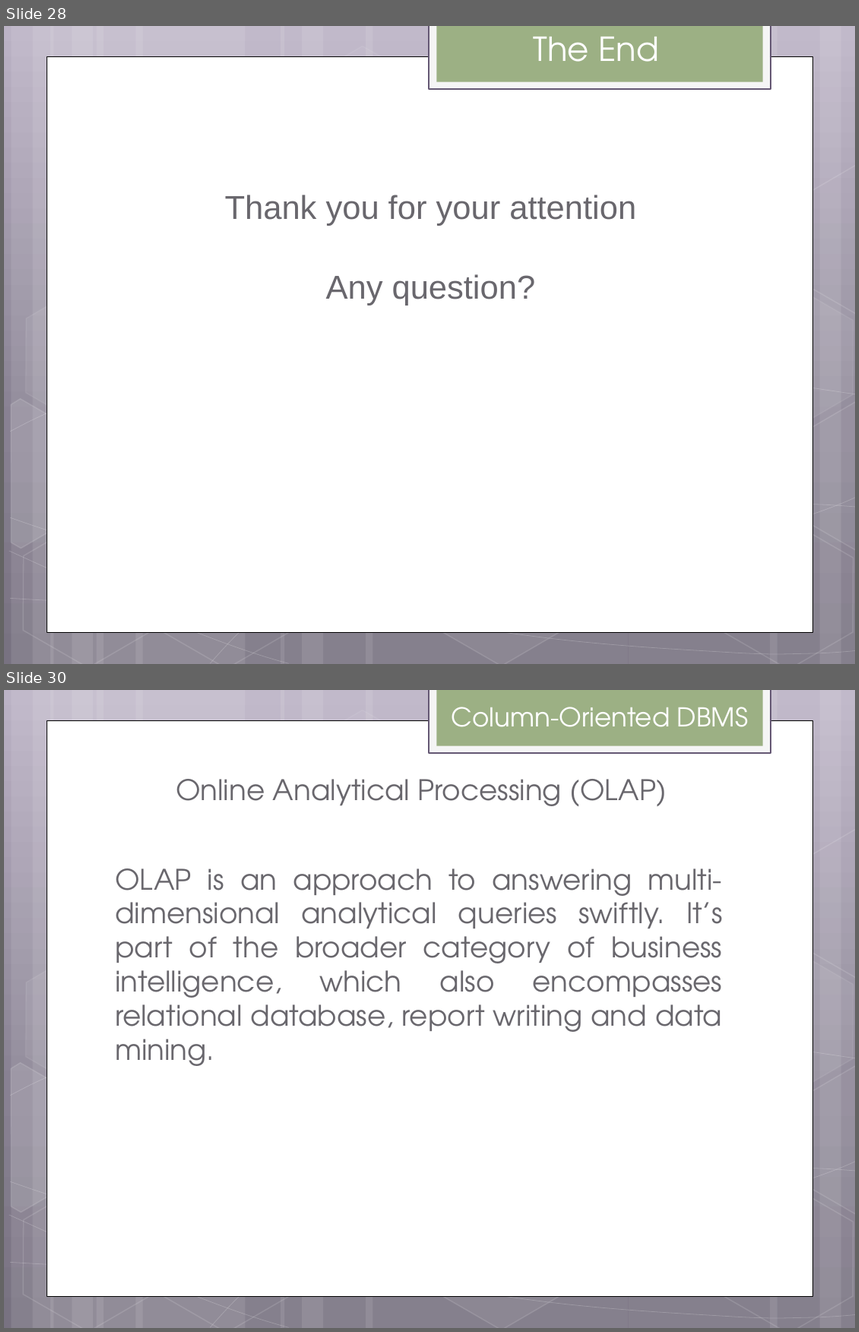
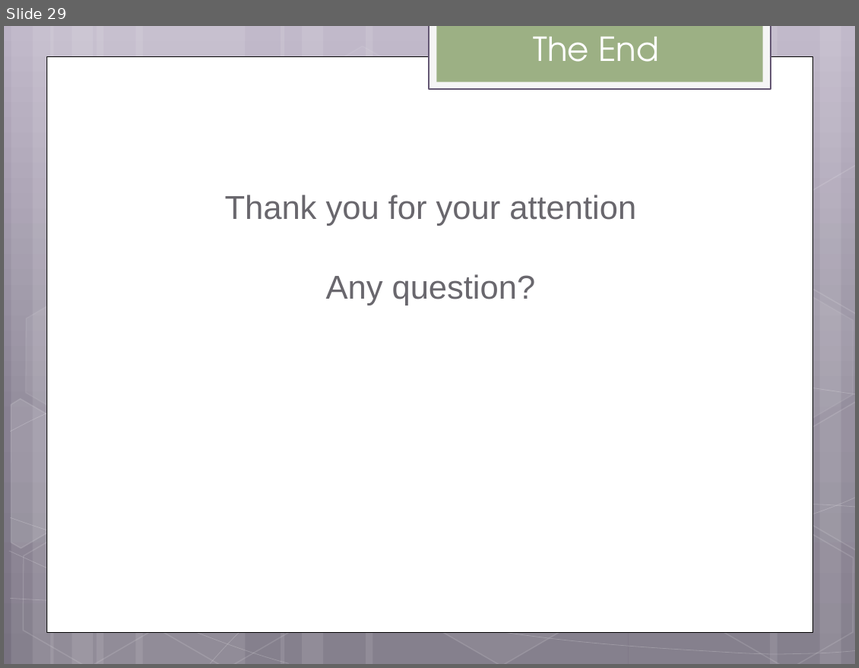
Before and after one commit to helpcat/bigdataworkshop2, a slide deck: slides/MonetDB workshop.pptx. Shown one above the other, each under a label of ours: slides 28 and 30 before the commit, slide 29 after it; the slides between them are not shown. The pictures are 859x1332 and 859x668 pixels, drawn with LibreOffice and Linux fonts; fonts in the diff are those of the drawing. Boxes give left, top, right and bottom in pixels: in the first picture for what was removed or moved away, otherwise in the second. Text is boxed around its words. In the diff, an @@ line names an element or a change of style, - is before the commit and + after.

Commit message:
Slides Workshop Column-Oriented

```diff
--- a/slides/MonetDB workshop.pptx
+++ b/slides/MonetDB workshop.pptx
@@ slide 30 removed at <box>4,690,855,1328</box>, background gradient #BCB3C6 to #898193 to #797282; not listed: 31 template elements that a slide beside it also shows @@
@@ title removed at <box>451,707,748,727</box> @@
-Column-Oriented DBMS
@@ text removed at <box>176,779,667,806</box> @@
-Online Analytical Processing (OLAP)
@@ text removed at <box>115,869,723,1066</box> @@
-OLAP is an approach to answering multi-dimensional analytical queries swiftly. It’s part of the broader category of business intelligence, which also encompasses relational database, report writing and data mining.
@@ what was slide 28 is now slide 29 @@
```
Also in this commit, not shown: 1 slide added, 2 other slides removed.
